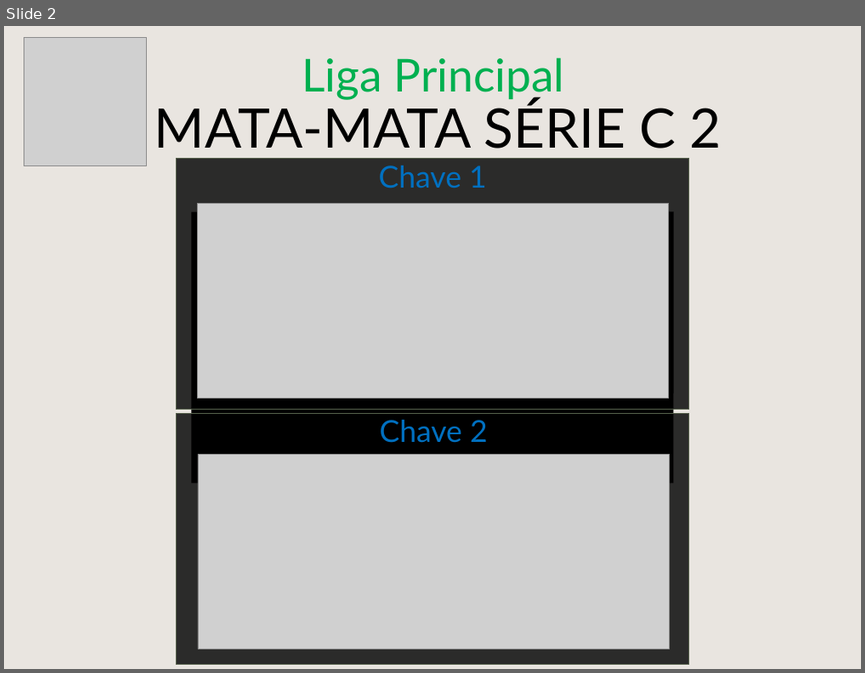
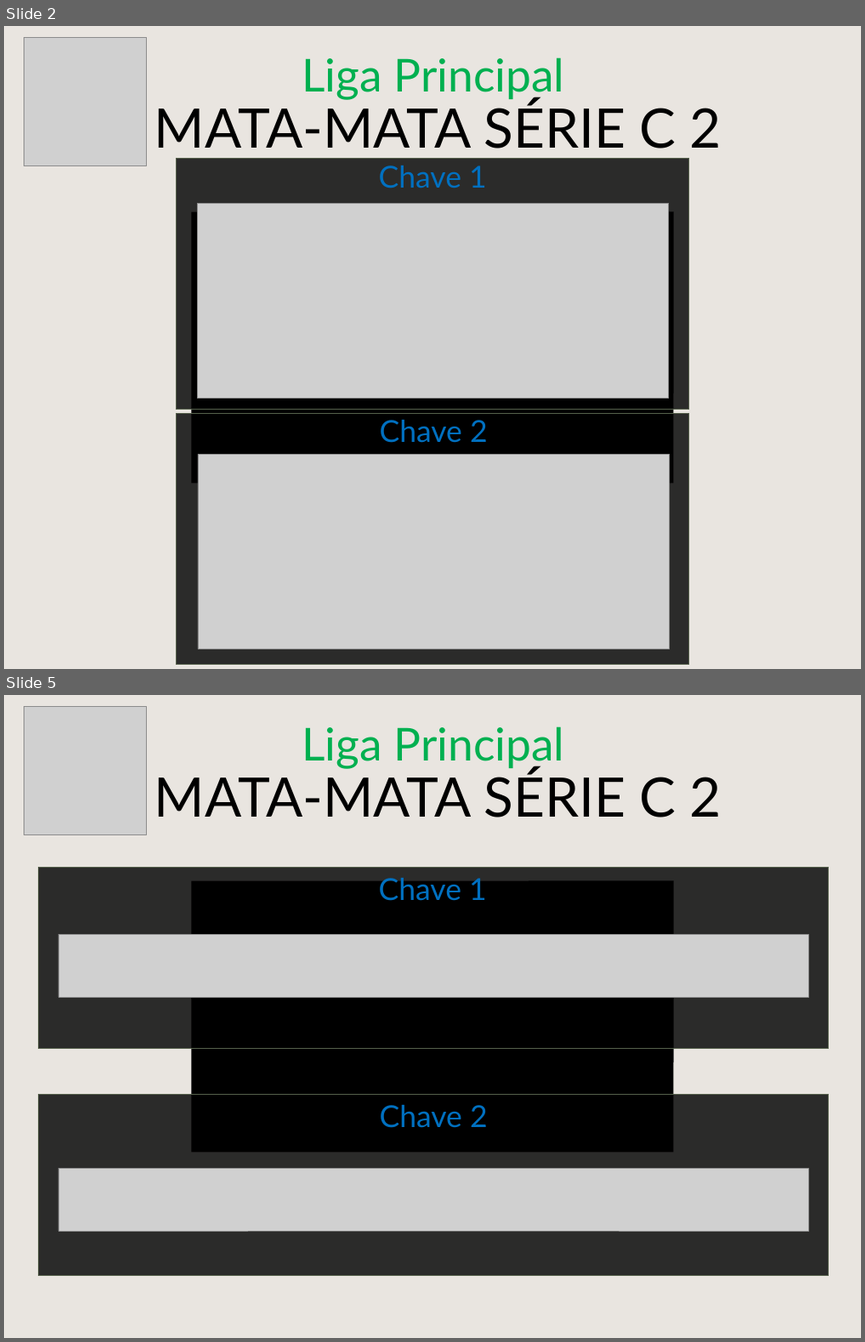
Before and after one commit to cknakayama/automacao_ligaroletarussa2021, a slide deck: MataMataPlanilha.pptx. Shown one above the other, each under a label of ours: slide 2 before the commit, slides 2 and 5 after it; the slides between them are not shown. The pictures are 865x673 and 865x1342 pixels, drawn with LibreOffice and Linux fonts; fonts in the diff are those of the drawing; grey boxes stand for pictures; background and template pictures are left out. Boxes give left, top, right and bottom in pixels: in the first picture for what was removed or moved away, otherwise in the second. Text is boxed around its words. In the diff, an @@ line names an element or a change of style, - is before the commit and + after.

```diff
--- a/MataMataPlanilha.pptx
+++ b/MataMataPlanilha.pptx
@@ slide 5 added at (4, 695, 861, 1338), background picture (left out); not listed: 1 template element that a slide beside it also shows @@
@@ picture added at (24, 706, 147, 834) @@
@@ text added at (302, 726, 565, 769), 60 pt, text #00B050 @@
+Liga Principal
@@ text added at (154, 770, 721, 817), 72 pt, text #000000 @@
+MATA-MATA SÉRIE C 2
@@ rectangle added at (39, 867, 828, 1048), fill #000000 at 81% opacity, outline #57624D 1 pt @@
@@ rectangle added at (191, 880, 673, 1151), fill #000000 @@
@@ text added at (379, 873, 487, 901), 40 pt, text #0070C0 @@
+Chave 1
@@ picture added at (529, 880, 674, 1061) @@
@@ picture added at (58, 934, 808, 997) @@
@@ rectangle added at (39, 1094, 828, 1275), fill #000000 at 81% opacity, outline #57624D 1 pt @@
@@ text added at (380, 1105, 488, 1128), 40 pt, text #0070C0 @@
+Chave 2
@@ picture added at (58, 1168, 808, 1231) @@
```
Also in this commit, not shown: 2 other slides added, 4 other files.
